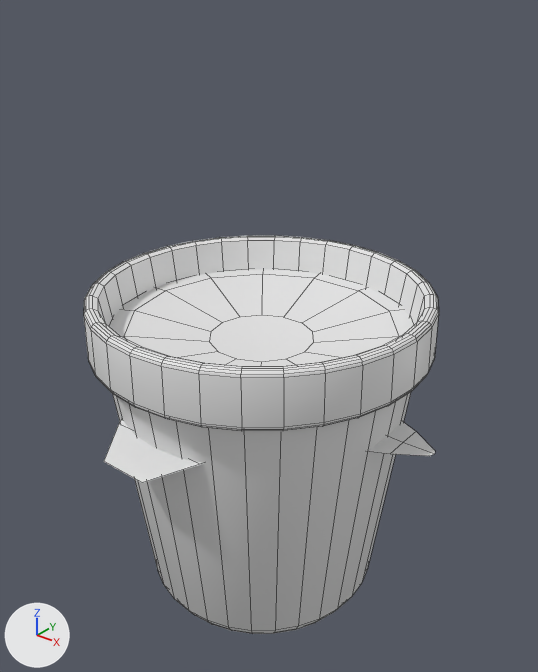
Two versions of the FBX model Models/Plants/Stage2Indica.fbx, one commit apart.
Before and after are seen from a 50 mm camera at (0.203, -0.248, 0.299) aimed at (0.001, 0.004, 0.143). The axes (+X, +Y, +Z) are drawn at lower left. The lights are the same throughout. The older version comes first. Mesh edges are drawn as thin lines.

Objects in the first picture: 'Stage2Indica'.
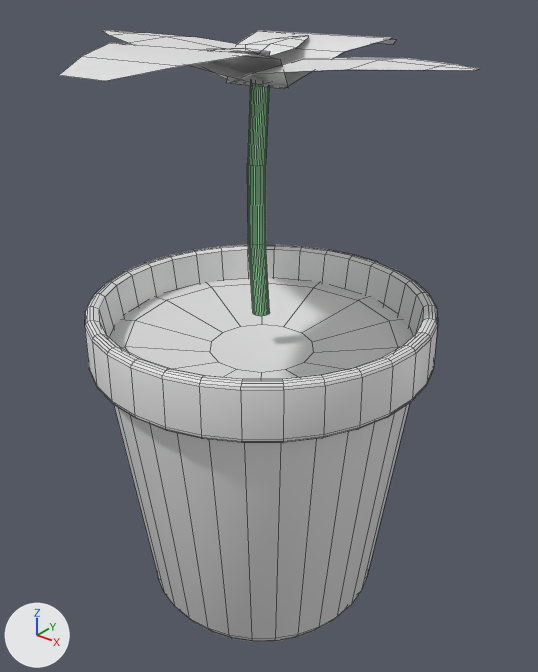
What differs and where, as boxes [x1, y1, x2, y2] in the pictures (538 x 672 px; the box of a moved part takes in the faces that stretch with it):
'Stage2Indica', reshaped (18% wider, 53% taller): before [84, 235, 439, 634]; after [59, 30, 478, 642]
part 1 of me_cylinder_125, moved or reshaped (not visible before): after [247, 82, 270, 316]
part 2 of me_cylinder_125, moved or reshaped (not visible before): after [226, 31, 396, 89]
part 3 of me_cylinder_125, moved or reshaped (not visible before): after [104, 30, 269, 84]
part 4 of me_cylinder_125, moved or reshaped: before [368, 421, 435, 456]; after [232, 57, 478, 82]
part 5 of me_cylinder_125, moved or reshaped: before [104, 419, 203, 483]; after [59, 43, 289, 88]
part 6 of me_cylinder_125, moved or reshaped (not visible before): after [246, 35, 309, 57]
part 7 of me_cylinder_125, moved or reshaped (not visible before): after [205, 48, 270, 55]
part 8 of me_cylinder_125, moved or reshaped: before [109, 269, 413, 367]; after [110, 278, 413, 379]
part 9 of me_cylinder_125, moved or reshaped: before [84, 235, 439, 634]; after [85, 245, 438, 642]

What the commit changed:
me_cylinder_125 is used by ob_stage2indica; location (0.0, 0.0, 0.0).
me_cylinder_125 had 762 vertices, 649 faces and spanned x -0.093..0.093, y -0.089..0.089, z 0.0..0.168.
me_cylinder_125 now has 762 vertices, 649 faces and spans x -0.093..0.093, y -0.089..0.089, z 0.0..0.275.
me_cylinder_125 part 1: the loose piece of 128 vertices spanning x -0.006..0.002, y -0.005..0.006, z 0.0..0.107 is moved by (0.0, 0.0, 0.155).
me_cylinder_125 part 2: the loose piece of 10 vertices spanning x -0.038..0.034, y -0.002..0.089, z 0.103..0.12 is moved by (0.0, 0.0, 0.155).
me_cylinder_125 part 3: the loose piece of 15 vertices spanning x -0.093..0.007, y -0.032..0.034, z 0.105..0.121 is moved by (0.0, 0.0, 0.155).
me_cylinder_125 part 4: the loose piece of 15 vertices spanning x -0.007..0.093, y -0.033..0.033, z 0.105..0.117 is moved by (0.0, 0.0, 0.155).
me_cylinder_125 part 5: the loose piece of 10 vertices spanning x -0.038..0.034, y -0.089..0.002, z 0.103..0.12 is moved by (0.0, 0.0, 0.155).
me_cylinder_125 part 6: the loose piece of 15 vertices spanning x -0.016..0.01, y -0.001..0.038, z 0.114..0.12 is moved by (0.0, 0.0, 0.155).
me_cylinder_125 part 7: the loose piece of 15 vertices spanning x -0.016..0.011, y -0.036..0.004, z 0.114..0.119 is moved by (0.0, 0.0, 0.155).
me_cylinder_125 part 8: the loose piece of 42 vertices spanning x -0.074..0.074, y -0.072..0.072, z 0.143..0.15 is moved by (0.0, 0.0, -0.005).
me_cylinder_125 part 9: the loose piece of 512 vertices spanning x -0.081..0.081, y -0.081..0.081, z 0.005..0.168 is moved by (0.0, 0.0, -0.005).
